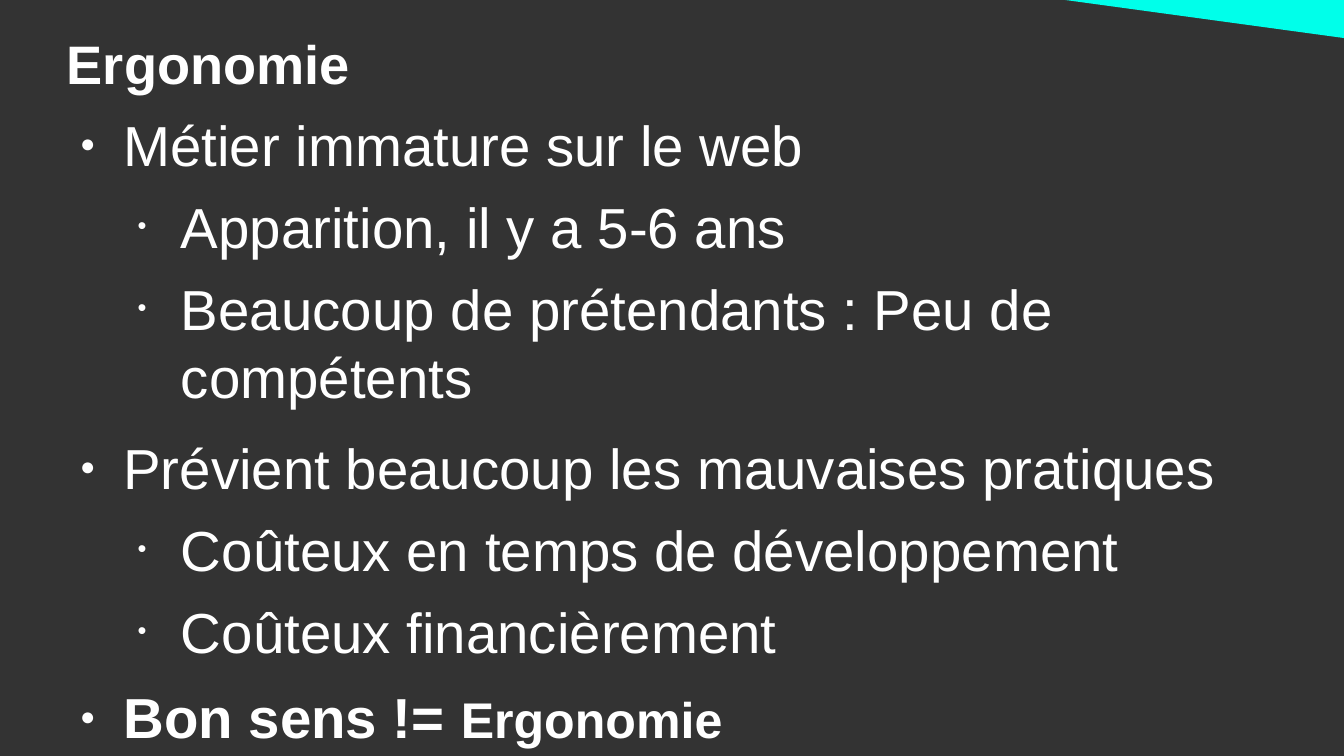
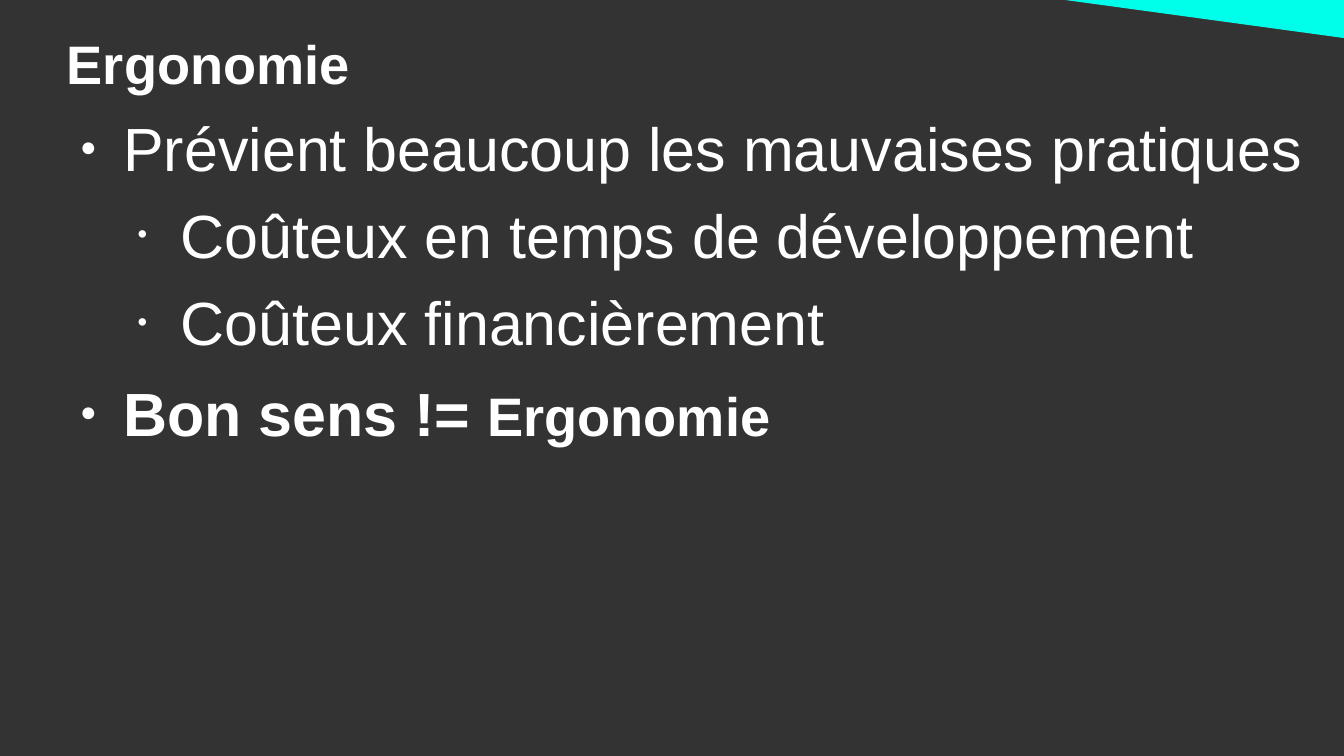
Before and after one commit to DanYellow/cours, a slide deck: slide 10 of ergonomie-et-accessibilite-s2/numero-1/presentation.odp (slide 9 before the commit). Drawn at 1344x756 pixels with LibreOffice and Linux fonts; fonts in the diff are those of the drawing. Boxes give left, top, right and bottom in pixels: in the first picture for what was removed or moved away, otherwise in the second. Text is boxed around its words. In the diff, an @@ line names an element or a change of style, - is before the commit and + after.

```diff
--- a/ergonomie-et-accessibilite-s2/numero-1/presentation.odp
+++ b/ergonomie-et-accessibilite-s2/numero-1/presentation.odp
@@ text "Prévient beaucoup les mauvaises pratiques" at (123,126,1302,446): size 33.3 to 36 pt; size 29.6 to 32 pt in "Ergonomie" @@
@@ text at (123,124,1053,408): paragraphs removed @@
-● Métier immature sur le web
-  • Apparition, il y a 5-6 ans
-  • Beaucoup de prétendants : Peu de compétents
```
Also in this commit, not shown: 5 other slides changed, 1 slide added, 35 other files.
